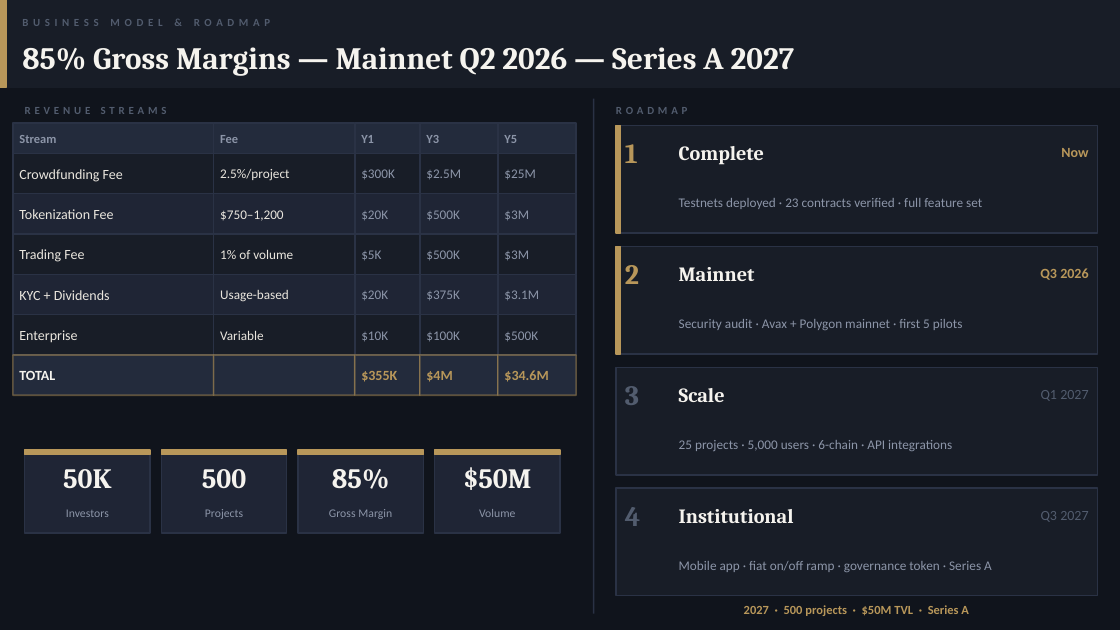
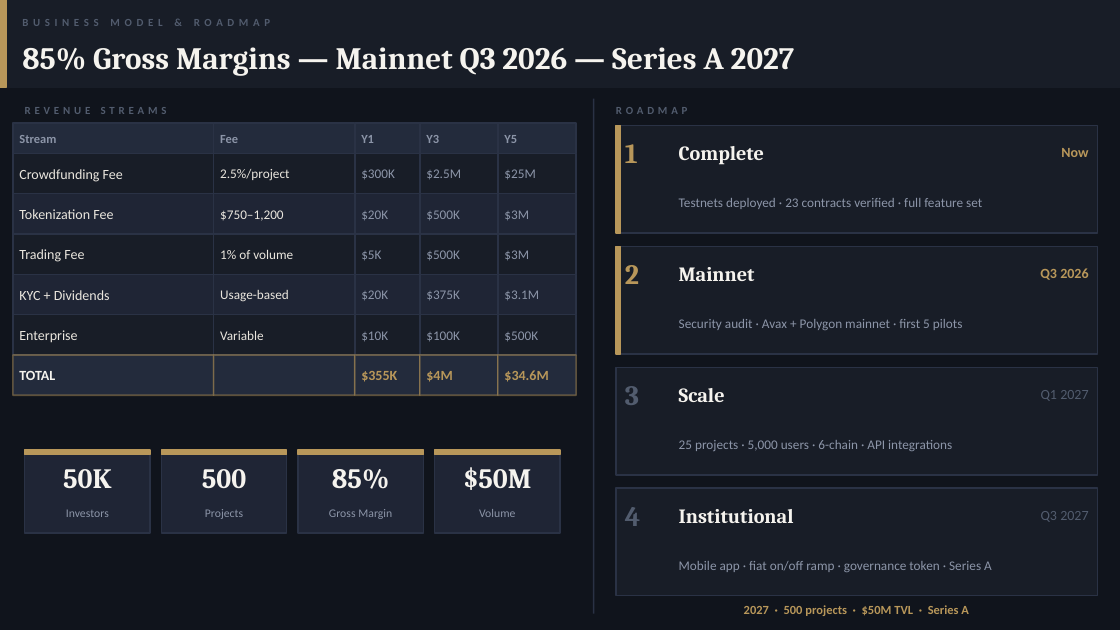
Before and after one commit to Sermium/RWA-EXPERTS, a slide deck: slide 4 of Documents/Pitch-Deck/RWA_Experts_Condensed.pptx. Drawn at 1120x630 pixels with LibreOffice and Linux fonts; fonts in the diff are those of the drawing. Boxes give left, top, right and bottom in pixels: in the first picture for what was removed or moved away, otherwise in the second. Text is boxed around its words. In the diff, an @@ line names an element or a change of style, - is before the commit and + after.

```diff
--- a/Documents/Pitch-Deck/RWA_Experts_Condensed.pptx
+++ b/Documents/Pitch-Deck/RWA_Experts_Condensed.pptx
@@ text at (22, 47, 795, 76): text changed @@
-85% Gross Margins — Mainnet Q2 2026 — Series A 2027
+85% Gross Margins — Mainnet Q3 2026 — Series A 2027
```
Also in this commit, not shown: 1 slide added, 2 other files.
